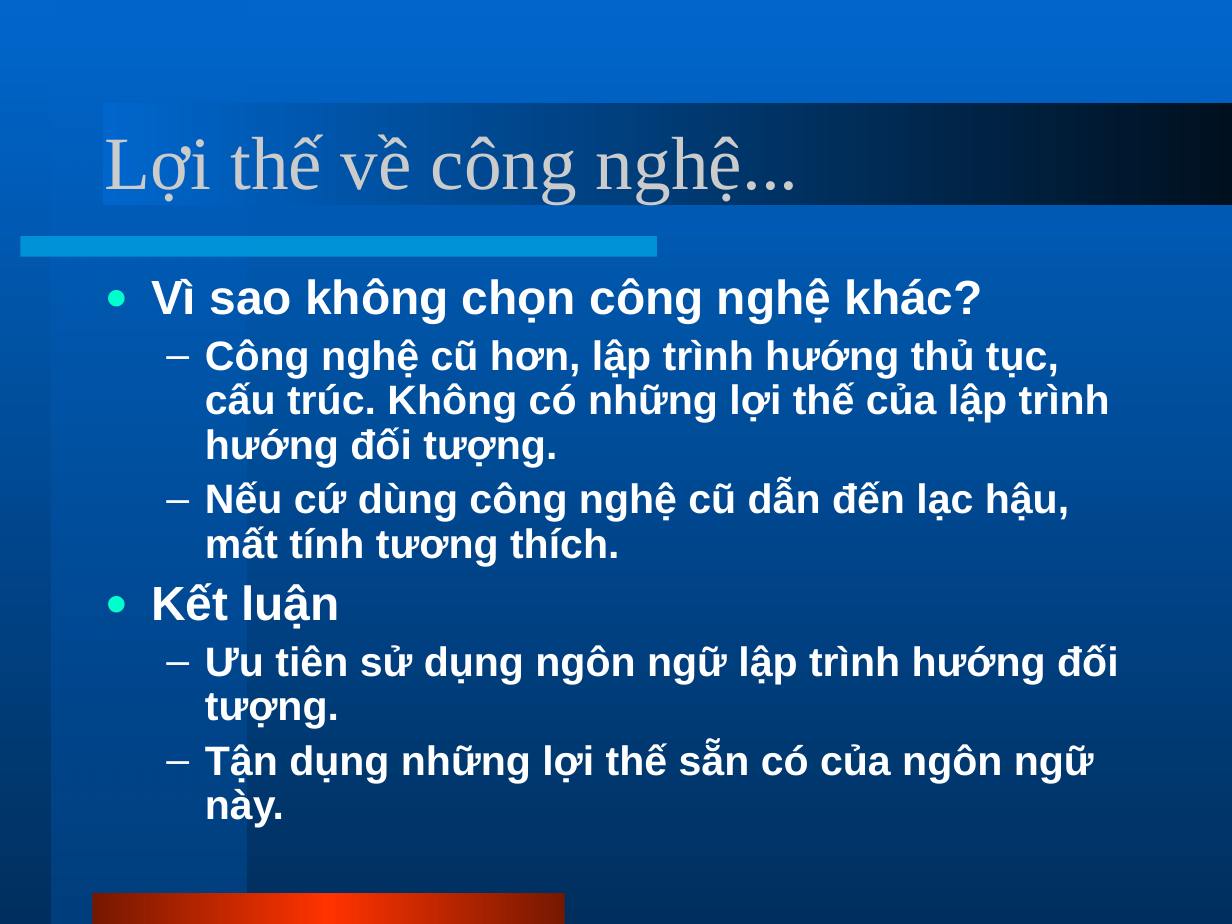
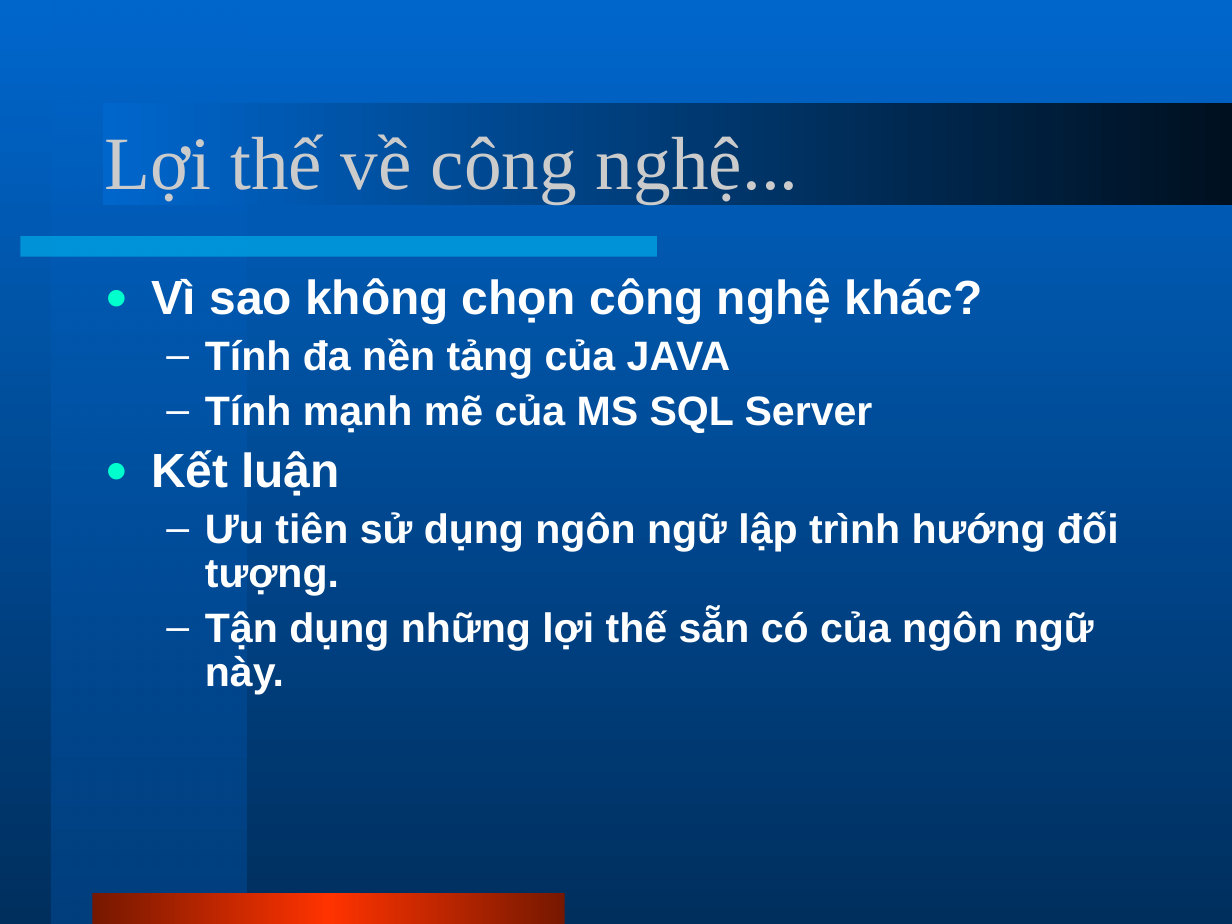
Before and after one commit to phamtuanchip/PHS, a slide deck: slide 9 of Documents/slides.ppt (slide 8 before the commit). Drawn at 1232x924 pixels with LibreOffice and Linux fonts; fonts in the diff are those of the drawing. Boxes give left, top, right and bottom in pixels: in the first picture for what was removed or moved away, otherwise in the second. Text is boxed around its words. In the diff, an @@ line names an element or a change of style, - is before the commit and + after.

```diff
--- a/Documents/slides.ppt
+++ b/Documents/slides.ppt
@@ text at [205, 338, 873, 433]: text changed @@
-  – Công nghệ cũ hơn, lập trình hướng thủ tục, cấu trúc. Không có những lợi thế của lập trình hướng đối tượng.
-  – Nếu cứ dùng công nghệ cũ dẫn đến lạc hậu, mất tính tương thích.
+  – Tính đa nền tảng của JAVA
+  – Tính mạnh mẽ của MS SQL Server
```
Also in this commit, not shown: 6 other slides changed, 1 slide added, 1 slide removed.
